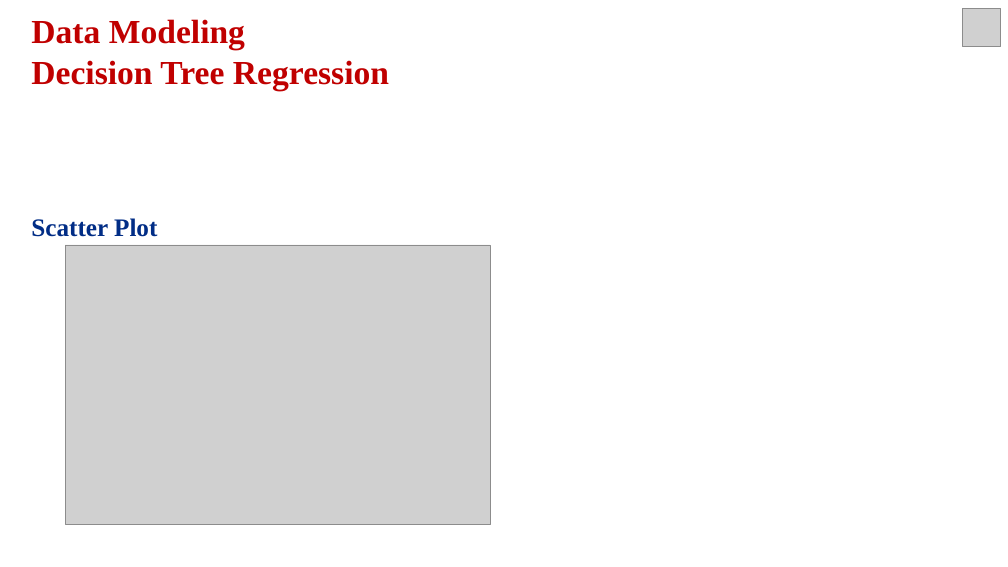
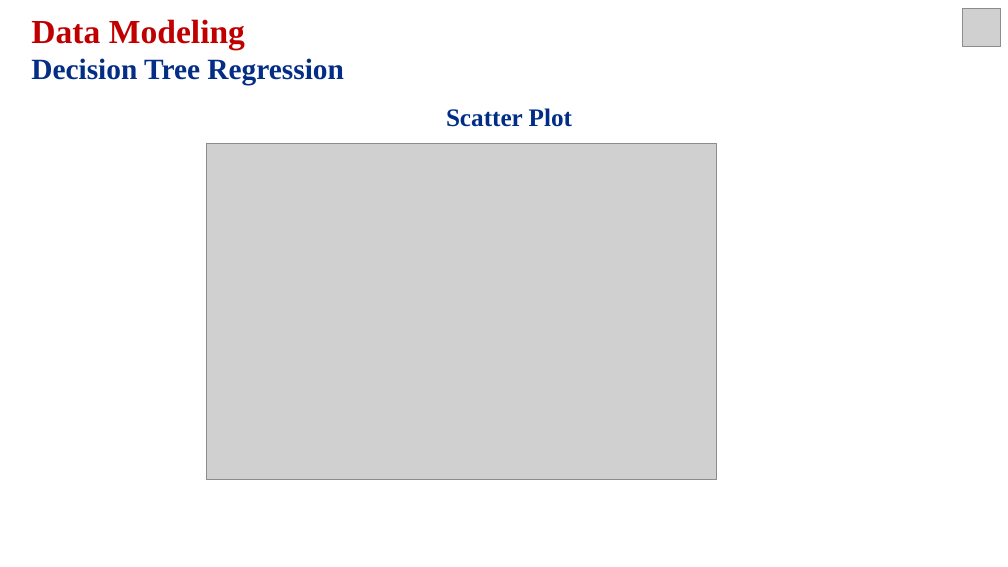
Before and after one commit to vivek16pawar/Retail-Sales-Prediction, a slide deck: slide 20 of Regression_Presentation.pptx. Drawn at 1008x567 pixels with LibreOffice and Linux fonts; fonts in the diff are those of the drawing; grey boxes stand for pictures. Boxes give left, top, right and bottom in pixels: in the first picture for what was removed or moved away, otherwise in the second. Text is boxed around its words. In the diff, an @@ line names an element or a change of style, - is before the commit and + after.

```diff
--- a/Regression_Presentation.pptx
+++ b/Regression_Presentation.pptx
@@ text at [31,58,572,127]: size 32 to 28 pt, text colour #C00000 to #042D85 in "Decision Tree Regression"; alignment justified to centre @@
@@ picture: place and size @@
-picture at [65,245,490,525]
+picture at [206,144,717,479]
```
Also in this commit, not shown: 5 other slides changed.
